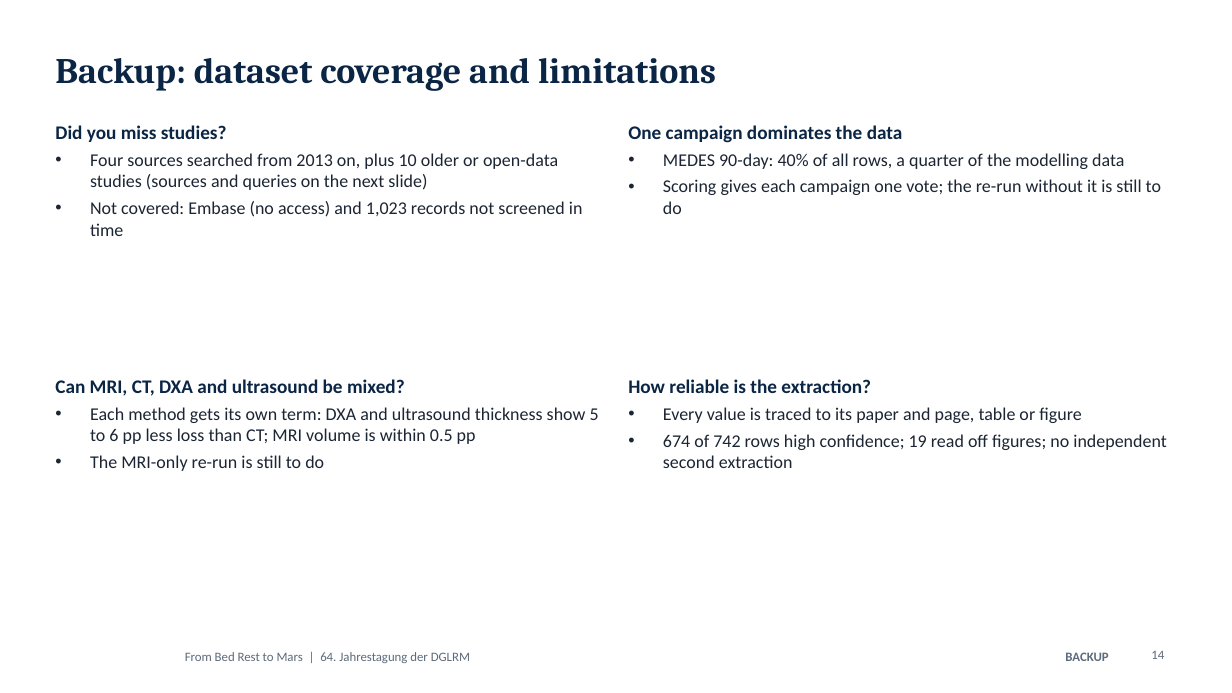
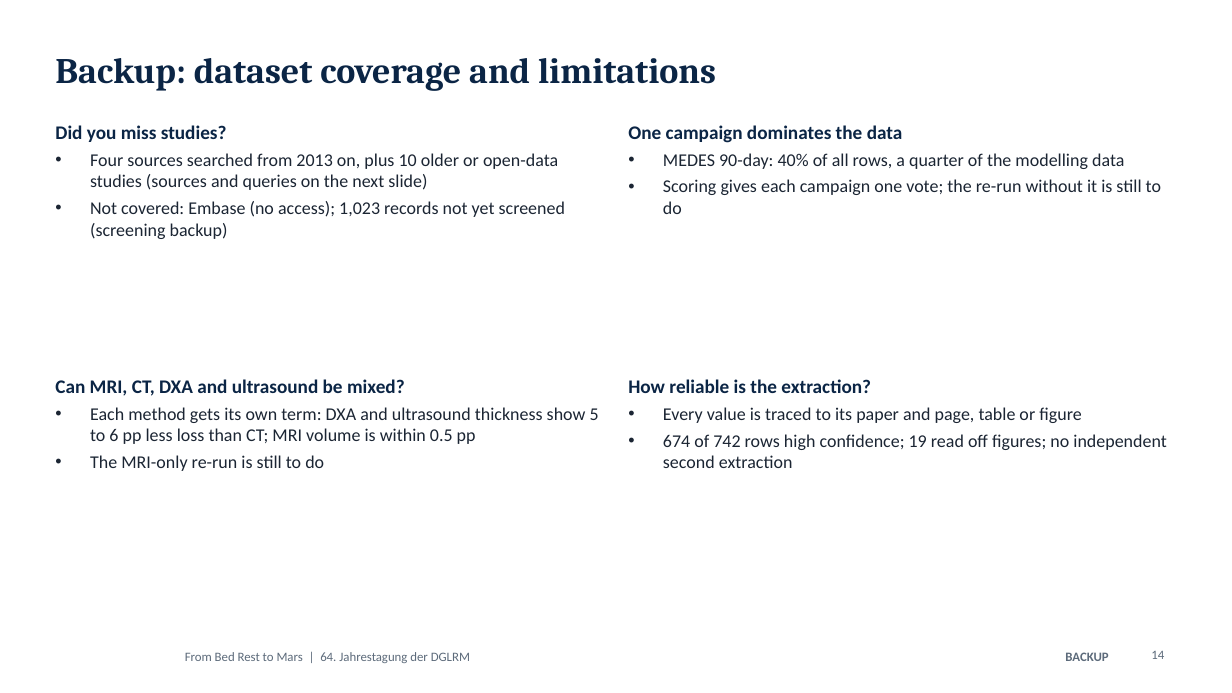
Before and after one commit to MiladBahariQaragoz/BedrestToMars, a slide deck: slide 14 of presentation/bed-rest-to-mars-talk.pptx. Drawn at 1232x693 pixels with LibreOffice and Linux fonts; fonts in the diff are those of the drawing; background and template pictures are left out. Boxes give left, top, right and bottom in pixels: in the first picture for what was removed or moved away, otherwise in the second. Text is boxed around its words. In the diff, an @@ line names an element or a change of style, - is before the commit and + after.

```diff
--- a/presentation/bed-rest-to-mars-talk.pptx
+++ b/presentation/bed-rest-to-mars-talk.pptx
@@ text at bbox=[90, 201, 565, 239]: text changed @@
-• Not covered: Embase (no access) and 1,023 records not screened in time
+• Not covered: Embase (no access); 1,023 records not yet screened (screening backup)
```
Also in this commit, not shown: 3 slides added, 4 other files.
